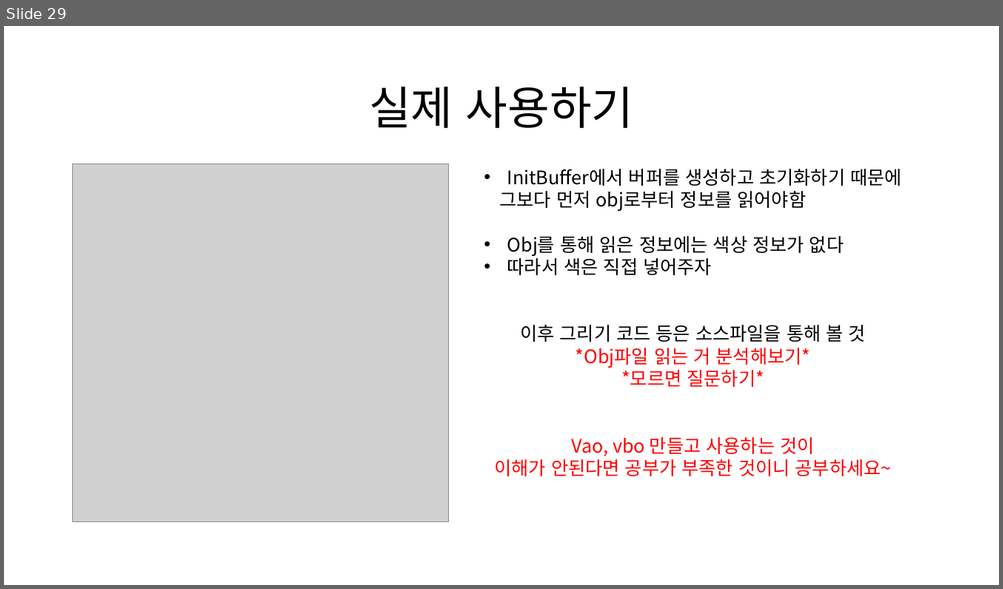
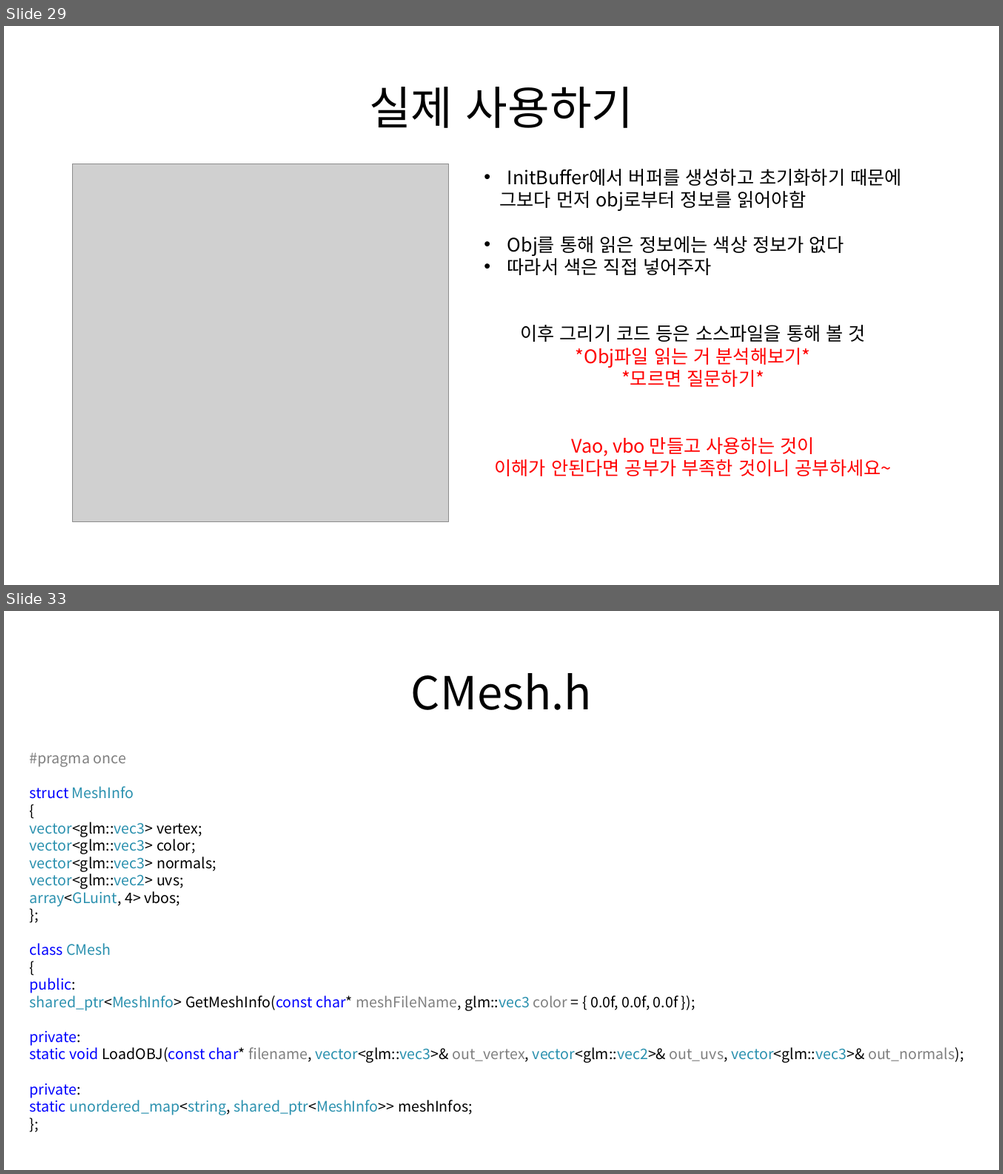
Before and after one commit to Kimseongtae9911/WarpOpenGL, a slide deck: 프레임워크.pptx. Shown one above the other, each under a label of ours: slide 29 before the commit, slides 29 and 33 after it; the slides between them are not shown. The pictures are 1003x589 and 1003x1174 pixels, drawn with LibreOffice and Linux fonts; fonts in the diff are those of the drawing; grey boxes stand for pictures. Boxes give left, top, right and bottom in pixels: in the first picture for what was removed or moved away, otherwise in the second. Text is boxed around its words. In the diff, an @@ line names an element or a change of style, - is before the commit and + after.

```diff
--- a/프레임워크.pptx
+++ b/프레임워크.pptx
@@ slide 33 added at [4,611,999,1170], background #FFFFFF @@
@@ title added at [411,673,592,710], 44 pt, text #000000 @@
+CMesh.h
@@ text added at [30,753,964,1116], 14 pt, text #000000 @@
+#pragma once
+struct MeshInfo
+{
+vector<glm::vec3> vertex;
+vector<glm::vec3> color;
+vector<glm::vec3> normals;
+vector<glm::vec2> uvs;
+array<GLuint, 4> vbos;
+};
+class CMesh
+{
+public:
+shared_ptr<MeshInfo> GetMeshInfo(const char* meshFileName, glm::vec3 color = { 0.0f, 0.0f, 0.0f });
+private:
+static void LoadOBJ(const char* filename, vector<glm::vec3>& out_vertex, vector<glm::vec2>& out_uvs, vector<glm::vec3>& out_normals);
+private:
+static unordered_map<string, shared_ptr<MeshInfo>> meshInfos;
+};
```
Also in this commit, not shown: 24 other slides added, 30 other files.
